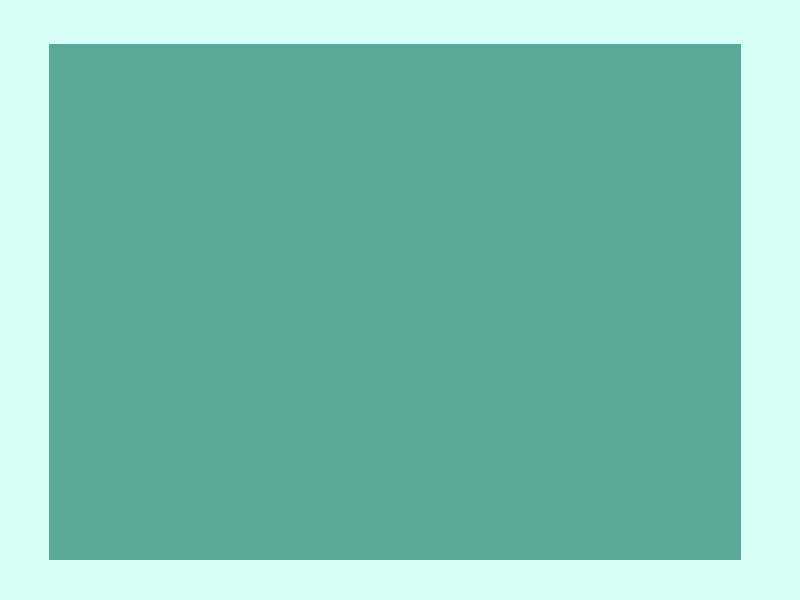
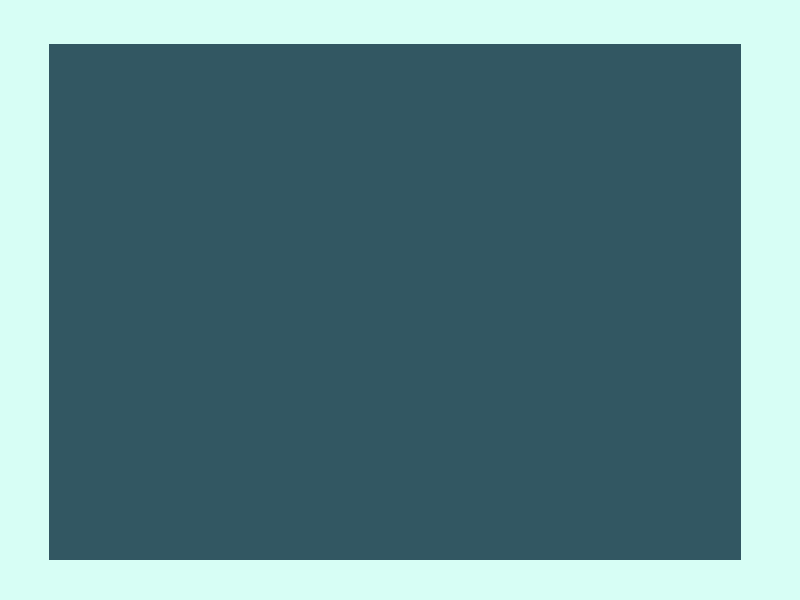
Layered file, before and after one edit (800x600). Changes by layer:
painted on "Rectangle 1" over box(49, 44, 741, 560)
